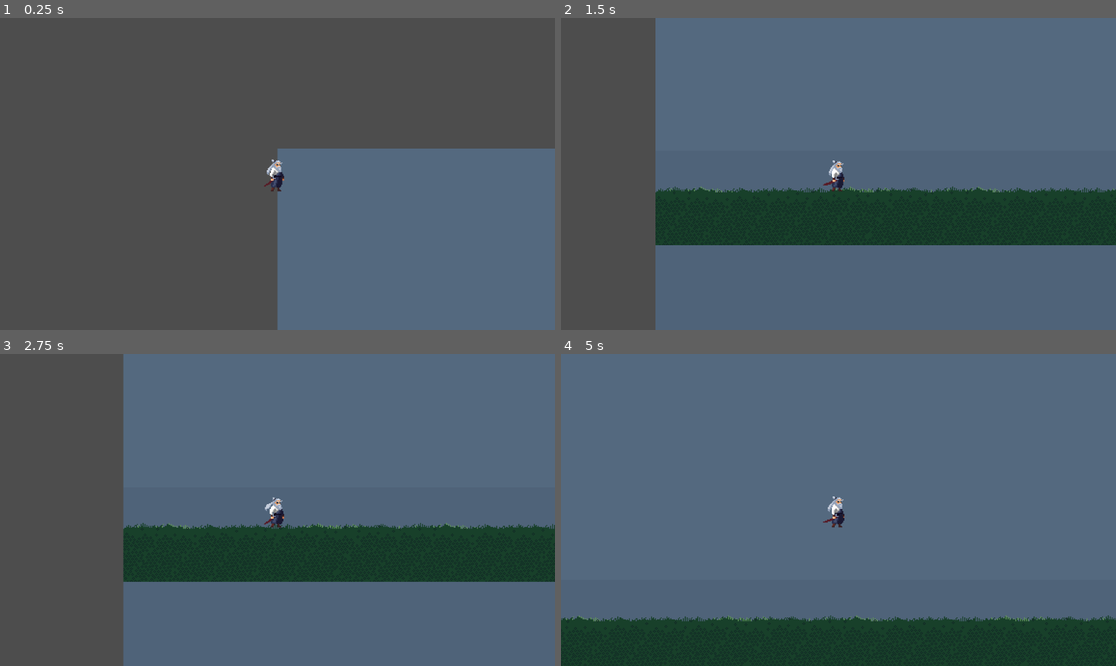
Above: before the commit, frames 1-4 (two rows, left to right).
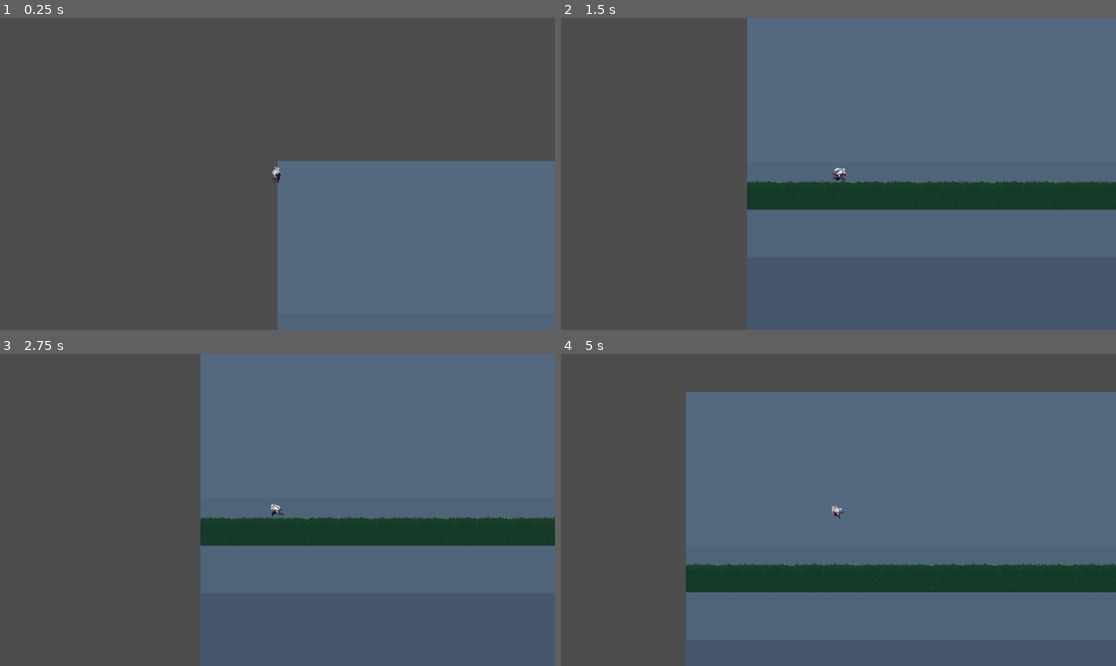
Above: after the commit, the same moments.

Repository: Sylvvs/teknik-fagsuge-1
Game: Godot game, scene res://scenes/forest.tscn
The game is run twice, just before and just after one commit, with the same random seed, the same clock (stepped at 60 frames per second) and the same inputs. The project has no main scene, so this scene is started directly.
Inputs:
- Up to frame 1 (0.25 s): no input
- Up to frame 2 (1.5 s): hold Right (ui_right) from 0.53 s (still down); tap Up (ui_up) at 0.77 s
- Up to frame 3 (2.75 s): tap Up (ui_up) at 1.52 s; release Right (ui_right) at 2.03 s; hold Left (ui_left) from 2.03 s (still down)
- Up to frame 4 (5 s): release Left (ui_left) at 2.78 s; hold Right (ui_right) 2.78-4.28 s; tap Up (ui_up) at 3.02, 3.77, 4.52 s; hold Left (ui_left) from 4.28 s (still down)

The runs differ from the first frame. In frame 1, 2.2% of the frame differs, in the area x 47-100%, y 41-56%; in frame 2, 26%; in frame 3, 23%; in frame 4, 51%, in the area x 0-100%, y 0-100%.

Commit message:
walking animation done
i did the walking animation

Diff:
--- /dev/null
+++ b/enemy.tscn
@@ -0,0 +1,8 @@
+[gd_scene load_steps=2 format=3 uid="uid://cp8os68yjukwy"]
+
+[sub_resource type="CapsuleShape2D" id="CapsuleShape2D_7xaro"]
+
+[node name="Enemy" type="CharacterBody2D"]
+
+[node name="CollisionShape2D" type="CollisionShape2D" parent="."]
+shape = SubResource("CapsuleShape2D_7xaro")
--- a/scenes/forest.tscn
+++ b/scenes/forest.tscn
@@ -6170,7 +6170,6 @@
 sources/1 = SubResource("TileSetAtlasSource_yj5dr")
 
 [node name="Forest" type="Node2D"]
-position = Vector2(1, 0)
 script = ExtResource("1_0afsd")
 
 [node name="TileMapLayer2" type="TileMapLayer" parent="."]
--- a/scenes/player.gd
+++ b/scenes/player.gd
@@ -5,6 +5,8 @@
 const GRAV = 800;
 
 var SPRITE;
+@onready var ap = $"Animation Handler/AnimationPlayer"
+@onready var sprite = $"Animation Handler/Sprite2D"
 
 func _ready():
 	pass
@@ -24,3 +26,17 @@
 
 	velocity.y = velocity.y + GRAV * delta;
 	move_and_slide()
+
+	if abs(velocity.x) > 0:
+		if velocity.x < 0:
+			sprite.flip_h = true
+		else:
+			sprite.flip_h = false
+		ap.play('walk')
+	if velocity.x == 0 and velocity.y == 0:
+		ap.play('idle')
+
+
+func _on_sword_hitbox_area_entered(area: Area2D) -> void:
+
+	pass
--- a/scenes/player.tscn
+++ b/scenes/player.tscn
@@ -1,11 +1,15 @@
-[gd_scene load_steps=9 format=3 uid="uid://dg2swnia0xlws"]
+[gd_scene load_steps=10 format=3 uid="uid://dg2swnia0xlws"]
 
 [ext_resource type="Script" uid="uid://1nf7lmjpy803" path="res://scenes/player.gd" id="1_3vyb7"]
 [ext_resource type="Texture2D" uid="uid://bux03maxcmlpd" path="res://sprites/player sprites/IDLE.png" id="2_g2els"]
+[ext_resource type="Texture2D" uid="uid://blxwdg8k1f8s8" path="res://sprites/player sprites/RUN.png" id="3_qhqgy"]
 
 [sub_resource type="CapsuleShape2D" id="CapsuleShape2D_qhqgy"]
 radius = 8.0
 height = 26.0
+
+[sub_resource type="RectangleShape2D" id="RectangleShape2D_g2els"]
+size = Vector2(29, 18)
 
 [sub_resource type="Animation" id="Animation_dqkch"]
 length = 0.001
@@ -20,6 +24,30 @@
 "transitions": PackedFloat32Array(1),
 "update": 0,
 "values": [Rect2(32, 45, 36, 36)]
+}
+tracks/1/type = "value"
+tracks/1/imported = false
+tracks/1/enabled = true
+tracks/1/path = NodePath("CharacterBody2D/Animation Handler/Sprite2D/Sword Hitbox/CollisionShape2D:disabled")
+tracks/1/interp = 1
+tracks/1/loop_wrap = true
+tracks/1/keys = {
+"times": PackedFloat32Array(0),
+"transitions": PackedFloat32Array(1),
+"update": 1,
+"values": [true]
+}
+tracks/2/type = "value"
+tracks/2/imported = false
+tracks/2/enabled = true
+tracks/2/path = NodePath("CharacterBody2D/Animation Handler/Sprite2D:texture")
+tracks/2/interp = 1
+tracks/2/loop_wrap = true
+tracks/2/keys = {
+"times": PackedFloat32Array(0),
+"transitions": PackedFloat32Array(1),
+"update": 1,
+"values": [ExtResource("2_g2els")]
 }
 
 [sub_resource type="Animation" id="Animation_3vyb7"]
@@ -38,9 +66,59 @@
 "update": 0,
 "values": [Rect2(32, 45, 36, 36), Rect2(128, 45, 36, 36), Rect2(224, 45, 36, 36), Rect2(320, 45, 36, 36), Rect2(416, 45, 36, 36), Rect2(512, 45, 36, 36), Rect2(608, 45, 36, 36), Rect2(704, 45, 36, 36), Rect2(800, 45, 36, 36), Rect2(896, 45, 36, 36), Rect2(32, 45, 36, 36)]
 }
+tracks/1/type = "value"
+tracks/1/imported = false
+tracks/1/enabled = true
+tracks/1/path = NodePath("CharacterBody2D/Animation Handler/Sprite2D/Sword Hitbox/CollisionShape2D:disabled")
+tracks/1/interp = 1
+tracks/1/loop_wrap = true
+tracks/1/keys = {
+"times": PackedFloat32Array(0),
+"transitions": PackedFloat32Array(1),
+"update": 1,
+"values": [true]
+}
+tracks/2/type = "value"
+tracks/2/imported = false
+tracks/2/enabled = true
+tracks/2/path = NodePath("CharacterBody2D/Animation Handler/Sprite2D:texture")
+tracks/2/interp = 1
+tracks/2/loop_wrap = true
+tracks/2/keys = {
+"times": PackedFloat32Array(0),
+"transitions": PackedFloat32Array(1),
+"update": 1,
+"values": [ExtResource("2_g2els")]
+}
 
 [sub_resource type="Animation" id="Animation_g2els"]
 resource_name = "walk"
+length = 3.0
+loop_mode = 1
+tracks/0/type = "value"
+tracks/0/imported = false
+tracks/0/enabled = true
+tracks/0/path = NodePath("CharacterBody2D/Animation Handler/Sprite2D:texture")
+tracks/0/interp = 1
+tracks/0/loop_wrap = true
+tracks/0/keys = {
+"times": PackedFloat32Array(0),
+"transitions": PackedFloat32Array(1),
+"update": 1,
+"values": [ExtResource("3_qhqgy")]
+}
+tracks/1/type = "value"
+tracks/1/imported = false
+tracks/1/enabled = true
+tracks/1/path = NodePath("CharacterBody2D/Animation Handler/Sprite2D:region_rect")
+tracks/1/interp = 0
+tracks/1/loop_wrap = true
+tracks/1/keys = {
+"times": PackedFloat32Array(0, 0.2, 0.4, 0.6, 0.8, 1, 1.2, 1.4, 1.6, 1.8, 2, 2.2, 2.4, 2.6, 2.8, 3),
+"transitions": PackedFloat32Array(1, 1, 1, 1, 1, 1, 1, 1, 1, 1, 1, 1, 1, 1, 1, 1),
+"update": 0,
+"values": [Rect2(32, 45, 36, 36), Rect2(128, 45, 36, 36), Rect2(224, 45, 36, 36), Rect2(320, 45, 36, 36), Rect2(416, 45, 36, 36), Rect2(512, 45, 36, 36), Rect2(608, 45, 36, 36), Rect2(704, 45, 36, 36), Rect2(800, 45, 36, 36), Rect2(896, 45, 36, 36), Rect2(992, 45, 36, 36), Rect2(1088, 45, 36, 36), Rect2(1184, 45, 36, 36), Rect2(1280, 45, 36, 36), Rect2(1376, 45, 36, 36), Rect2(1472, 45, 36, 36)]
+}
 
 [sub_resource type="AnimationLibrary" id="AnimationLibrary_g2els"]
 _data = {
@@ -48,9 +126,6 @@
 &"idle": SubResource("Animation_3vyb7"),
 &"walk": SubResource("Animation_g2els")
 }
-
-[sub_resource type="RectangleShape2D" id="RectangleShape2D_g2els"]
-size = Vector2(29, 18)
 
 [node name="Player" type="Node2D"]
 
@@ -69,6 +144,15 @@
 region_enabled = true
 region_rect = Rect2(32, 45, 36, 36)
 
+[node name="Sword Hitbox" type="Area2D" parent="CharacterBody2D/Animation Handler/Sprite2D"]
+visible = false
+collision_layer = 2
+
+[node name="CollisionShape2D" type="CollisionShape2D" parent="CharacterBody2D/Animation Handler/Sprite2D/Sword Hitbox"]
+position = Vector2(18.5, -1)
+shape = SubResource("RectangleShape2D_g2els")
+disabled = true
+
 [node name="AnimationPlayer" type="AnimationPlayer" parent="CharacterBody2D/Animation Handler"]
 root_node = NodePath("../../..")
 libraries = {
@@ -78,11 +162,5 @@
 
 [node name="Camera2D" type="Camera2D" parent="CharacterBody2D"]
 visible = false
-zoom = Vector2(2, 2)
 
-[node name="Area2D" type="Area2D" parent="CharacterBody2D"]
-collision_layer = 2
-
-[node name="CollisionShape2D" type="CollisionShape2D" parent="CharacterBody2D/Area2D"]
-position = Vector2(18.5, -1)
-shape = SubResource("RectangleShape2D_g2els")
+[connection signal="area_entered" from="CharacterBody2D/Animation Handler/Sprite2D/Sword Hitbox" to="CharacterBody2D" method="_on_sword_hitbox_area_entered"]
